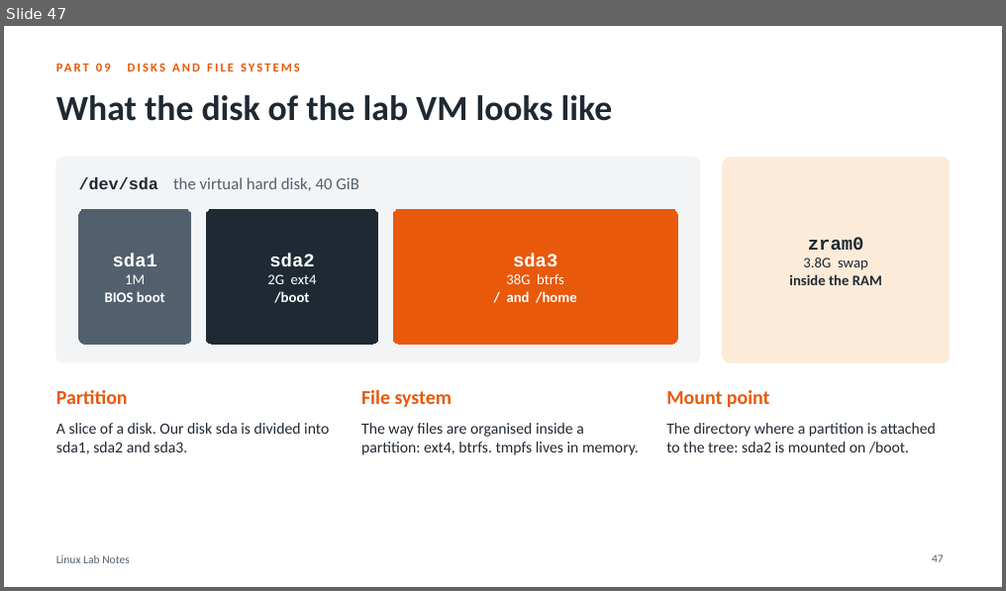
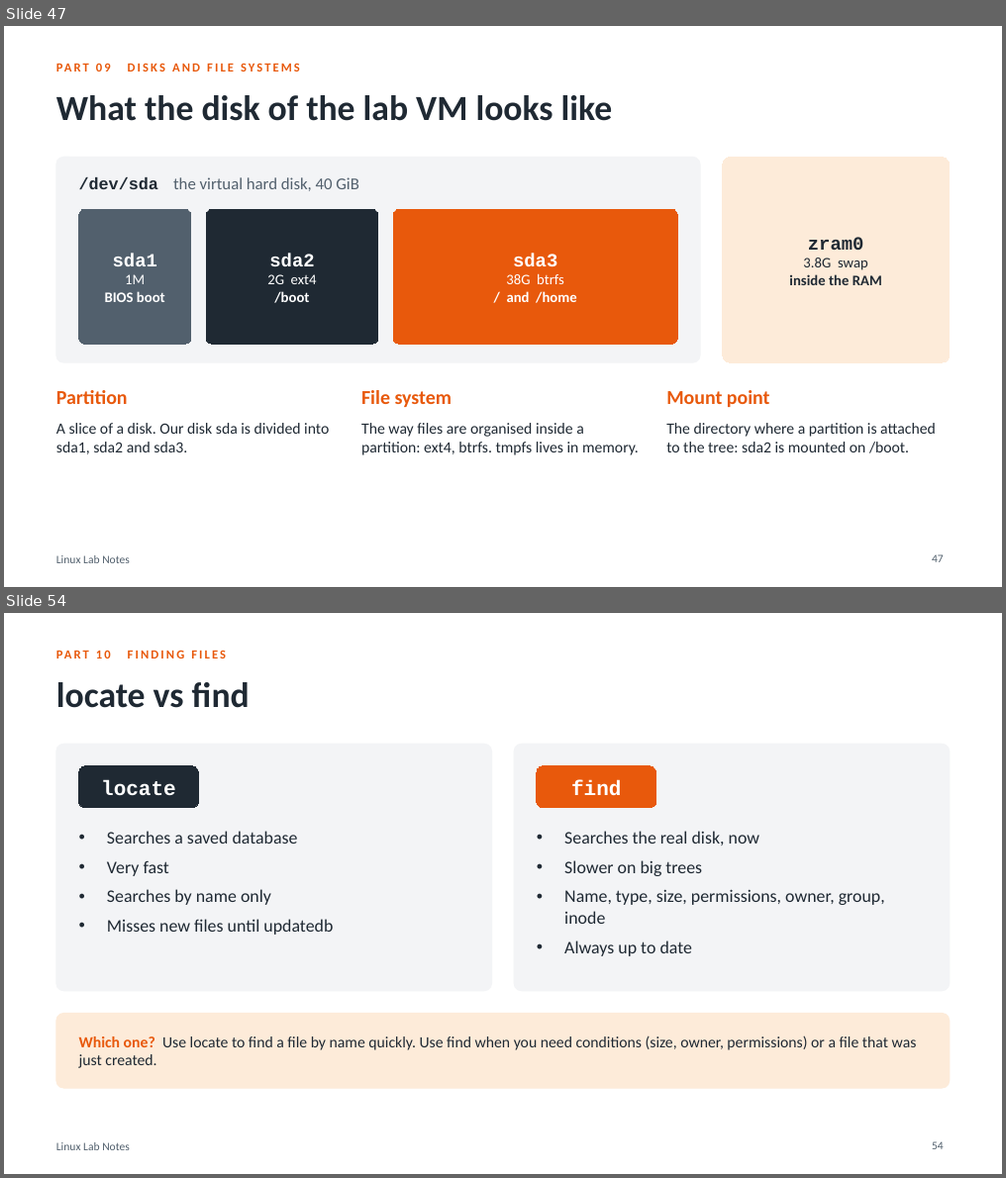
Before and after one commit to HamzaAlshafe/linux-lab-notes, a slide deck: Linux_Lab_Notes.pptx. Shown one above the other, each under a label of ours: slide 47 before the commit, slides 47 and 54 after it; the slides between them are not shown. The pictures are 1006x591 and 1006x1178 pixels, drawn with LibreOffice and Linux fonts; fonts in the diff are those of the drawing. Boxes give left, top, right and bottom in pixels: in the first picture for what was removed or moved away, otherwise in the second. Text is boxed around its words. In the diff, an @@ line names an element or a change of style, - is before the commit and + after.

Commit message:
Add finding files, permissions, compression and archiving

```diff
--- a/Linux_Lab_Notes.pptx
+++ b/Linux_Lab_Notes.pptx
@@ slide 54 added at bbox=[4, 613, 1002, 1174], background #FFFFFF; not listed: 1 template element that a slide beside it also shows @@
@@ text added at bbox=[128, 650, 226, 659], 12 pt, text #E8590C, bold @@
+PART 10 FINDING FILES
@@ title added at bbox=[56, 682, 250, 708], 34 pt, text #1F2933, bold @@
+locate vs find
@@ rounded rectangle added at bbox=[56, 744, 492, 991], fill #F3F4F6, outline #F3F4F6 1 pt @@
@@ rounded rectangle added at bbox=[515, 744, 950, 991], fill #F3F4F6, outline #F3F4F6 1 pt @@
@@ rounded rectangle added at bbox=[79, 766, 199, 808], fill #1F2933, outline #1F2933 0.75 pt, 20 pt, text #FFFFFF, bold @@
+locate
@@ rounded rectangle added at bbox=[537, 766, 656, 808], fill #E8590C, outline #E8590C 0.75 pt, 20 pt, text #FFFFFF, bold @@
+find
@@ text added at bbox=[107, 831, 333, 935], 17 pt, text #1F2933 @@
+• Searches a saved database
+• Very fast
+• Searches by name only
+• Misses new files until updatedb
@@ text added at bbox=[564, 831, 885, 957], 17 pt, text #1F2933 @@
+• Searches the real disk, now
+• Slower on big trees
+• Name, type, size, permissions, owner, group, inode
+• Always up to date
@@ rounded rectangle added at bbox=[56, 1014, 949, 1088], fill #FDEBD9, outline #FDEBD9 1 pt @@
@@ text added at bbox=[79, 1036, 917, 1068], 15 pt, text #1F2933 @@
+Which one? Use locate to find a file by name quickly. Use find when you need conditions (size, owner, permissions) or a file that was just created.
@@ page number added at bbox=[932, 1142, 944, 1150], 11 pt, text #52606D @@
+54
```
Also in this commit, not shown: 5 slides changed, 20 other slides added, 1 other file.
